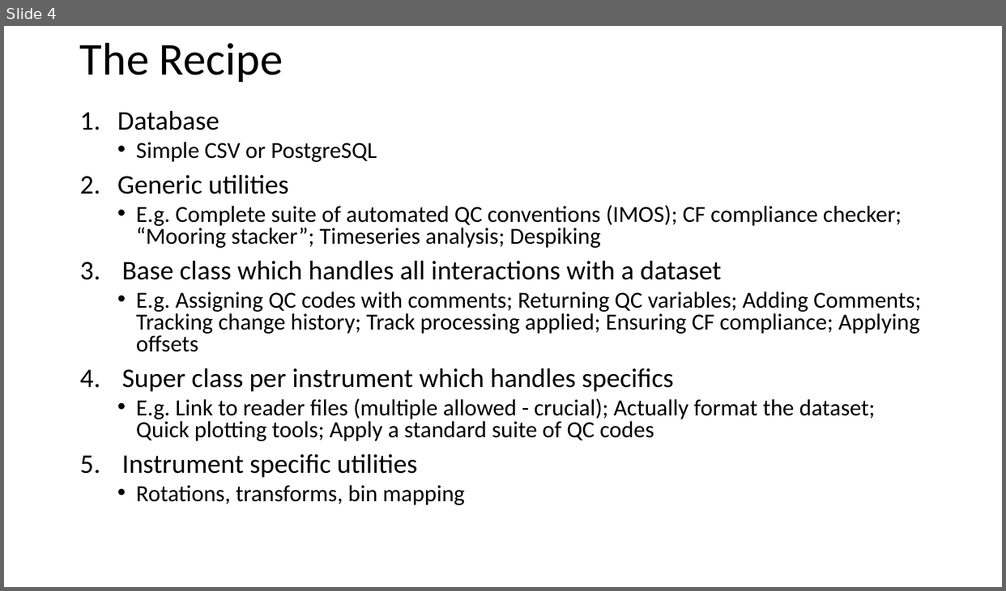
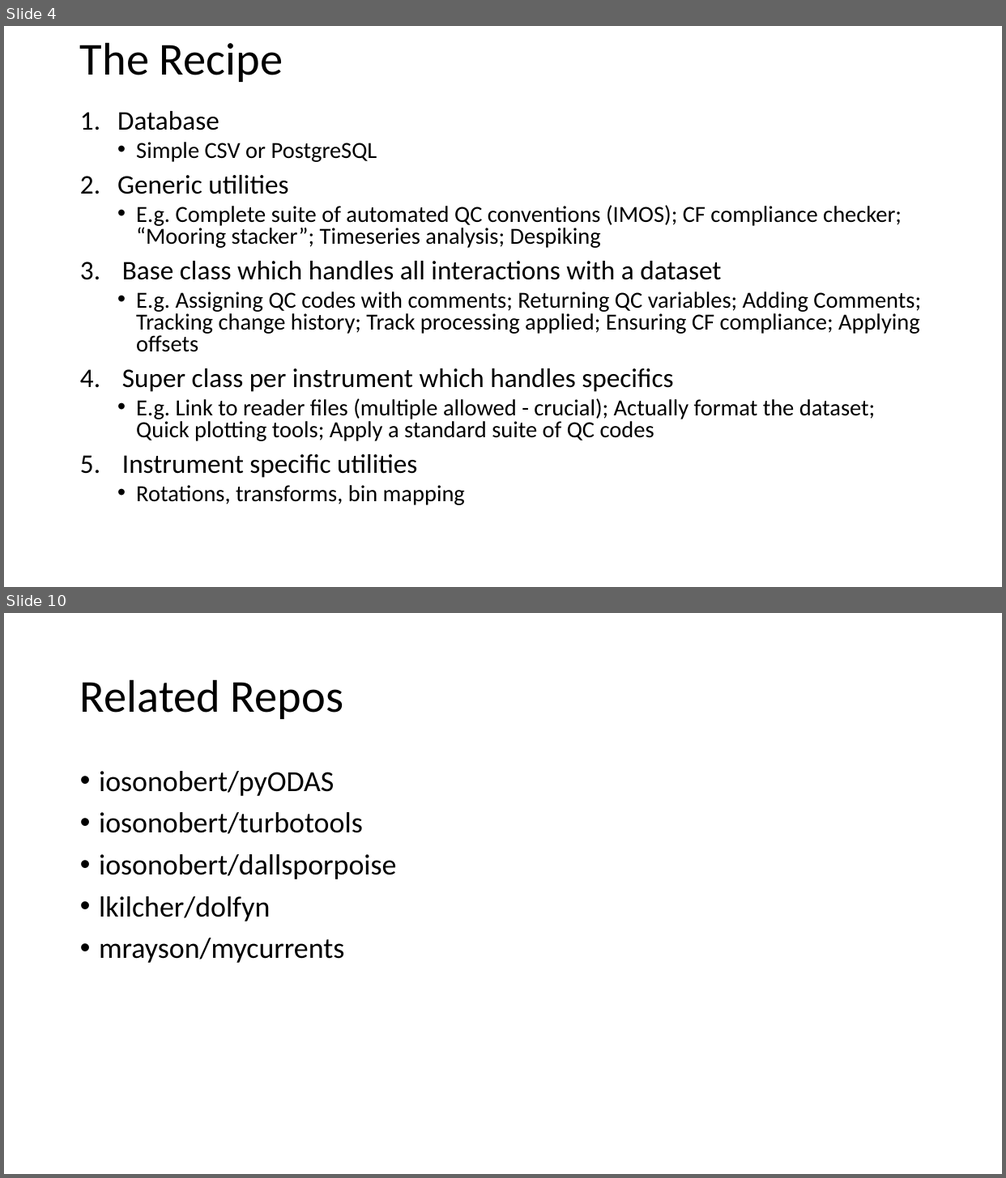
Before and after one commit to iosonobert/pIMOS, a slide deck: experiments/OCean Dynamics Archiving.pptx. Shown one above the other, each under a label of ours: slide 4 before the commit, slides 4 and 10 after it; the slides between them are not shown. The pictures are 1006x591 and 1006x1178 pixels, drawn with LibreOffice and Linux fonts; fonts in the diff are those of the drawing. Boxes give left, top, right and bottom in pixels: in the first picture for what was removed or moved away, otherwise in the second. Text is boxed around its words. In the diff, an @@ line names an element or a change of style, - is before the commit and + after.

```diff
--- a/experiments/OCean Dynamics Archiving.pptx
+++ b/experiments/OCean Dynamics Archiving.pptx
@@ slide 10 added at (x1=4, y1=613, x2=1002, y2=1174), background #FFFFFF @@
@@ title added at (x1=80, y1=679, x2=343, y2=719), 44 pt, text #000000 @@
+Related Repos
@@ text added at (x1=99, y1=771, x2=397, y2=963), 28 pt, text #000000 @@
+• iosonobert/pyODAS
+• iosonobert/turbotools
+• iosonobert/dallsporpoise
+• lkilcher/dolfyn
+• mrayson/mycurrents
```
Also in this commit, not shown: 2 slides changed, 3 other slides added, 35 other files.
